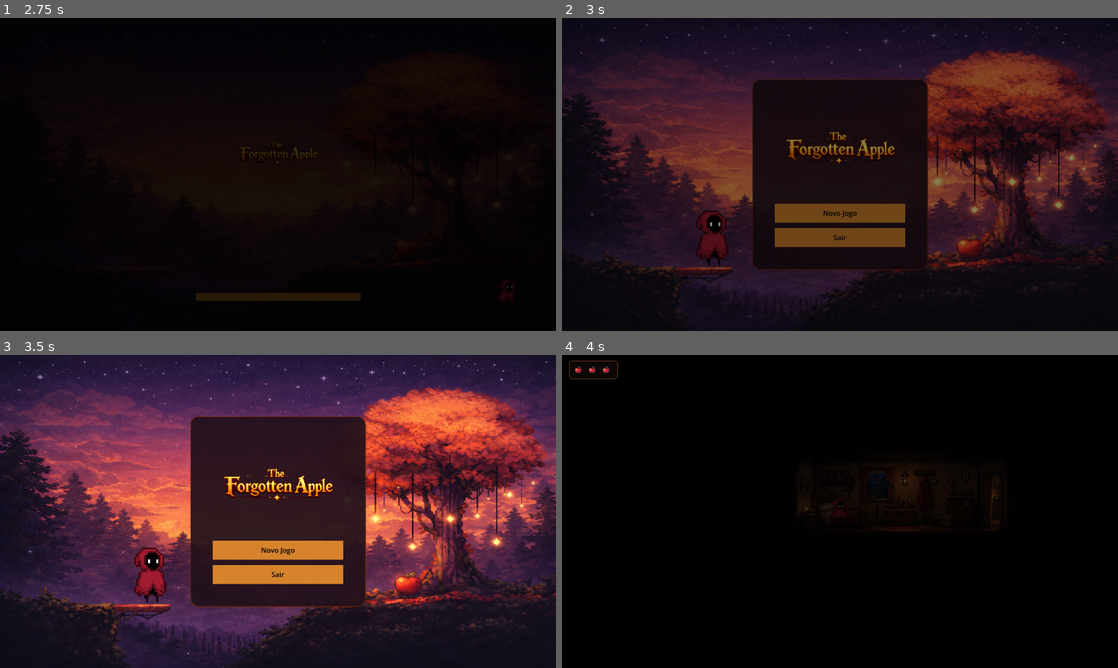
Above: before the commit, frames 1-4 (two rows, left to right).
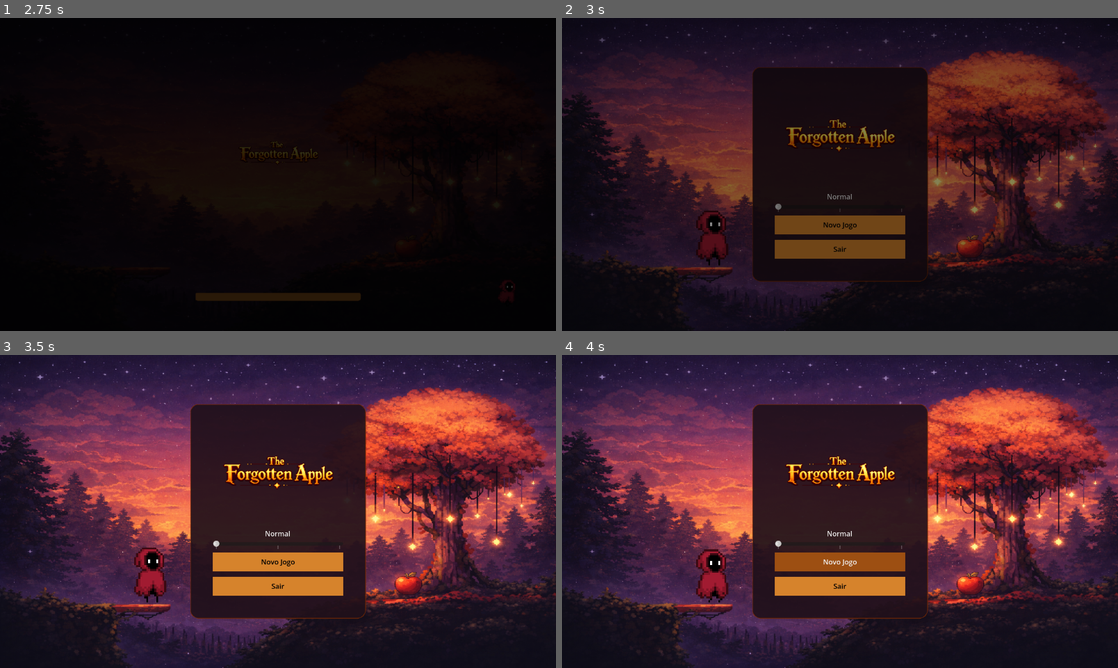
Above: after the commit, the same moments.

Repository: RCECAD/the-forgotten-apple
Game: Godot game, scene res://scenes/ui/splash_screen.tscn
The game is run twice, just before and just after one commit, with the same random seed, the same clock (stepped at 60 frames per second) and the same inputs.
Inputs:
- Up to frame 1 (2.75 s): hold E (interact) 0.53-1.28 s; hold D (move_right) 0.53-2.03 s; tap Up (jump) at 0.77, 1.52 s; tap Shift at 1.35 s; hold A (move_left) from 2.03 s (still down); hold E (interact) from 2.03 s (still down)
- Up to frame 2 (3 s): release A (move_left) at 2.78 s; release E (interact) at 2.78 s; hold D (move_right) from 2.78 s (still down); tap Shift at 2.85 s
- Up to frame 3 (3.5 s): keep holding D (move_right); tap Up (jump) at 3.02 s
- Up to frame 4 (4 s): release D (move_right) at 3.5 s; click "Novo Jogo" at 3.5 s

Frame 1 is identical in both runs. In frame 2, 5.6% of the frame differs, in the area x 34-66%, y 15-85%; in frame 3, 6.1%; in frame 4, 98%, in the area x 0-100%, y 0-100%.
Error after the commit: Parse Error: Cannot call non-static function "get_difficulty()" on the class "GameSettings" directly. Make an instance instead. (res://scenes/ui/main_menu.gd:1…

Commit message:
feat: add difficulty selection to main menu
Fácil/Normal/Difícil saved in settings.cfg. Bee patrol and chase
speeds scale at 0.65×/1.0×/1.5× based on chosen difficulty.

Diff:
--- a/scenes/enemies/bee_enemy.gd
+++ b/scenes/enemies/bee_enemy.gd
@@ -20,6 +20,8 @@
 @onready var _animated_sprite_2d: AnimatedSprite2D = $AnimatedSprite2D
 @onready var _buzz_audio: AudioStreamPlayer2D = $BeeBuzzAudio
 
+const DIFFICULTY_SPEED_MULTIPLIERS := [0.65, 1.0, 1.5]
+
 var _start_position: Vector2
 var _direction := 1.0
 var _time := 0.0
@@ -34,6 +36,9 @@
 	monitoring = true
 	_buzz_audio.play()
 	_animated_sprite_2d.play("fly")
+	var mult := DIFFICULTY_SPEED_MULTIPLIERS[get_node("/root/GameSettings").get_difficulty()]
+	patrol_speed *= mult
+	chase_speed *= mult
 
 func _physics_process(delta: float) -> void:
 	_time += delta
--- a/scenes/ui/game_settings.gd
+++ b/scenes/ui/game_settings.gd
@@ -10,12 +10,14 @@
 	Vector2i(960, 540),
 	Vector2i(1280, 720),
 ]
+const DIFFICULTY_NAMES := ["Fácil", "Normal", "Difícil"]
 
 var music_volume_percent: float = 100.0
 var enemy_volume_percent: float = 100.0
 var effects_volume_percent: float = 100.0
 var fullscreen_enabled := false
 var window_preset_index := 2
+var difficulty: int = 1
 
 func _ready() -> void:
 	load_settings()
@@ -52,6 +54,14 @@
 	_save_settings()
 	settings_changed.emit()
 
+func set_difficulty(value: int) -> void:
+	difficulty = clampi(value, 0, DIFFICULTY_NAMES.size() - 1)
+	_save_settings()
+	settings_changed.emit()
+
+func get_difficulty() -> int:
+	return difficulty
+
 func apply_audio() -> void:
 	_apply_group_volume("music", music_volume_percent)
 	_apply_group_volume("enemies", enemy_volume_percent)
@@ -76,6 +86,8 @@
 	fullscreen_enabled = bool(config.get_value("display", "fullscreen_enabled", fullscreen_enabled))
 	window_preset_index = int(config.get_value("display", "window_preset_index", window_preset_index))
 	window_preset_index = clampi(window_preset_index, 0, WINDOW_PRESETS.size() - 1)
+	difficulty = int(config.get_value("gameplay", "difficulty", difficulty))
+	difficulty = clampi(difficulty, 0, DIFFICULTY_NAMES.size() - 1)
 
 func _save_settings() -> void:
 	var config := ConfigFile.new()
@@ -84,6 +96,7 @@
 	config.set_value("audio", "effects_volume_percent", effects_volume_percent)
 	config.set_value("display", "fullscreen_enabled", fullscreen_enabled)
 	config.set_value("display", "window_preset_index", window_preset_index)
+	config.set_value("gameplay", "difficulty", difficulty)
 	config.save(CONFIG_PATH)
 
 func _apply_group_volume(group_name: String, percent: float) -> void:
--- a/scenes/ui/main_menu.gd
+++ b/scenes/ui/main_menu.gd
@@ -2,13 +2,22 @@
 
 @onready var novo_jogo_button: Button = %NovoJogoButton
 @onready var sair_button: Button = %SairButton
+@onready var _difficulty_label: Label = %DifficultyLabel
+@onready var _difficulty_slider: HSlider = %DifficultySlider
 
 func _ready() -> void:
 	novo_jogo_button.pressed.connect(_on_novo_jogo_pressed)
 	sair_button.pressed.connect(_on_sair_pressed)
+	_difficulty_slider.value = GameSettings.get_difficulty()
+	_difficulty_label.text = GameSettings.DIFFICULTY_NAMES[GameSettings.get_difficulty()]
+	_difficulty_slider.value_changed.connect(_on_difficulty_changed)
 
 func _on_novo_jogo_pressed() -> void:
 	get_node("/root/SceneTransition").transition_to("res://scenes/levels/bedroom_level.tscn")
 
 func _on_sair_pressed() -> void:
 	get_tree().quit()
+
+func _on_difficulty_changed(value: float) -> void:
+	GameSettings.set_difficulty(int(value))
+	_difficulty_label.text = GameSettings.DIFFICULTY_NAMES[int(value)]
--- a/scenes/ui/main_menu.tscn
+++ b/scenes/ui/main_menu.tscn
@@ -330,6 +330,26 @@
 layout_mode = 2
 texture = ExtResource("3_m1kxf")
 
+[node name="DifficultySection" type="VBoxContainer" parent="CenterContainer/PanelContainer/MarginContainer/VBoxContainer" unique_id=2100000001]
+layout_mode = 2
+theme_override_constants/separation = 4
+
+[node name="DifficultyLabel" type="Label" parent="CenterContainer/PanelContainer/MarginContainer/VBoxContainer/DifficultySection" unique_id=2100000002]
+unique_name_in_owner = true
+layout_mode = 2
+theme_override_colors/font_color = Color(0.9490196, 0.9490196, 0.9490196, 1)
+horizontal_alignment = 1
+text = "Normal"
+
+[node name="DifficultySlider" type="HSlider" parent="CenterContainer/PanelContainer/MarginContainer/VBoxContainer/DifficultySection" unique_id=2100000003]
+unique_name_in_owner = true
+layout_mode = 2
+min_value = 0.0
+max_value = 2.0
+step = 1.0
+tick_count = 3
+ticks_on_borders = true
+
 [node name="NovoJogoButton" type="Button" parent="CenterContainer/PanelContainer/MarginContainer/VBoxContainer" unique_id=1915346573]
 unique_name_in_owner = true
 custom_minimum_size = Vector2(0, 44)
